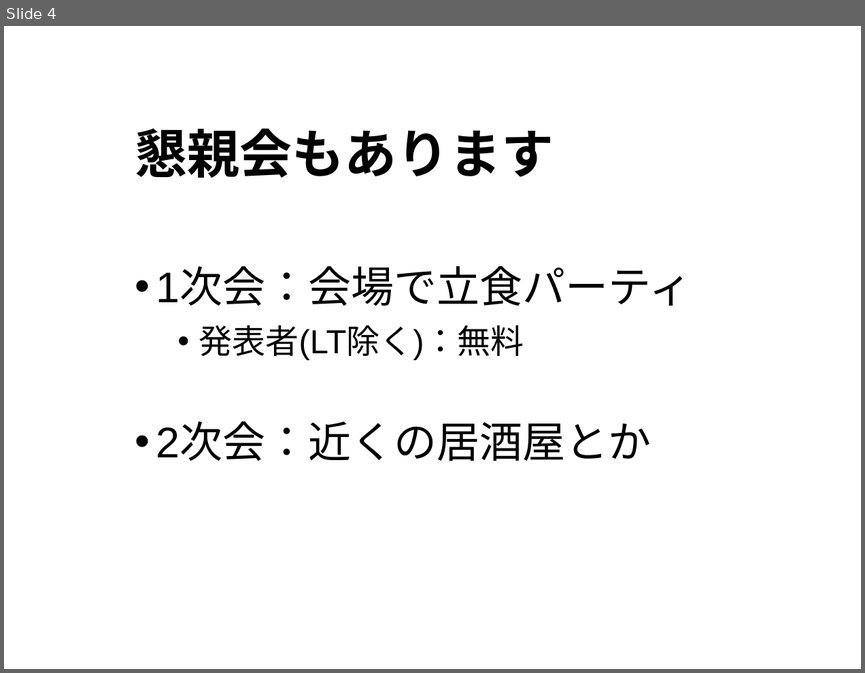
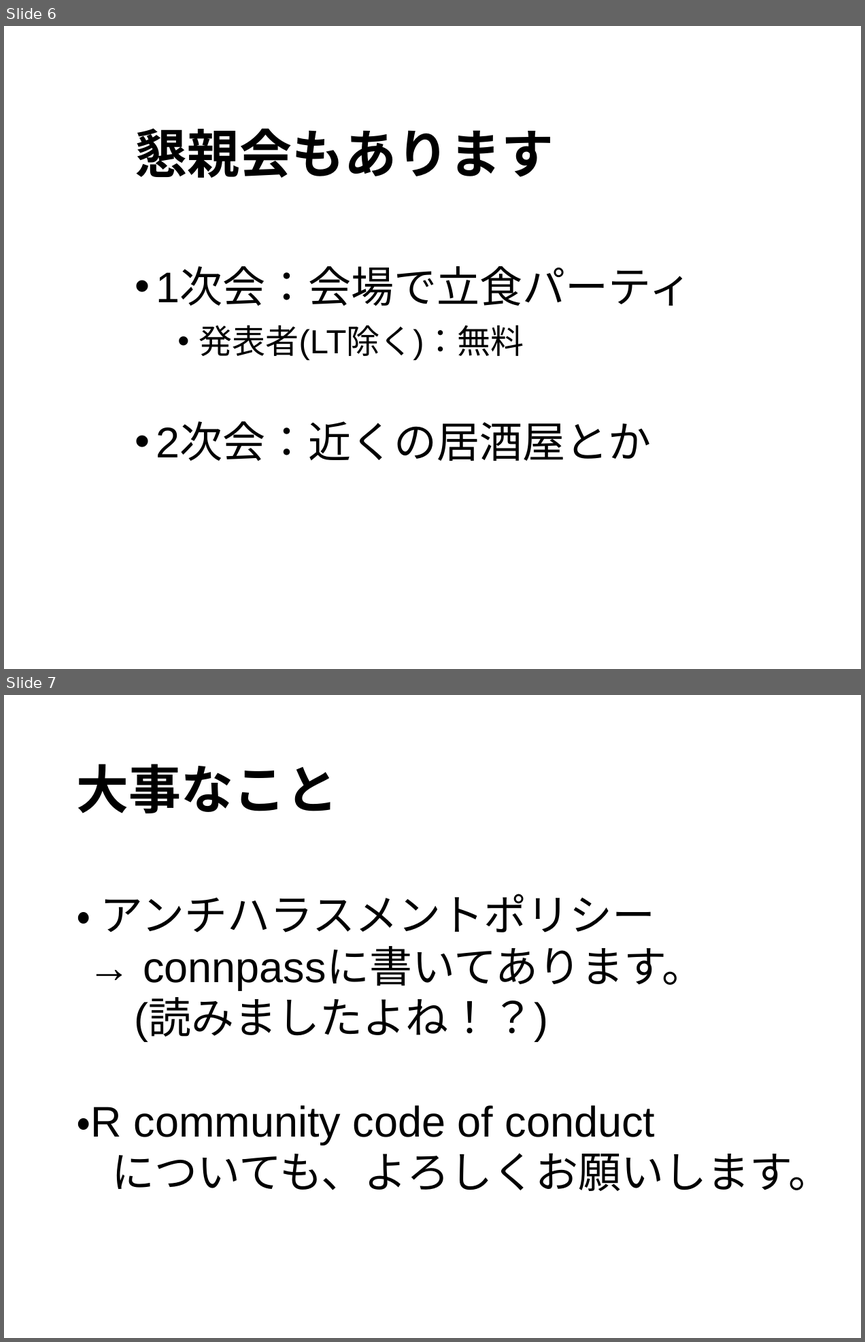
Before and after one commit to Kilometer0101/TokyoR80, a slide deck: TokyoR80_opening.pptx. Shown one above the other, each under a label of ours: slide 4 before the commit, slides 6 and 7 after it. The pictures are 865x673 and 865x1342 pixels, drawn with LibreOffice and Linux fonts; fonts in the diff are those of the drawing. Boxes give left, top, right and bottom in pixels: in the first picture for what was removed or moved away, otherwise in the second. Text is boxed around its words. In the diff, an @@ line names an element or a change of style, - is before the commit and + after.

```diff
--- a/TokyoR80_opening.pptx
+++ b/TokyoR80_opening.pptx
@@ slide 7 added at bbox=[4, 695, 861, 1338], background #FFFFFF @@
@@ text added at bbox=[76, 764, 338, 813], 44 pt, text #000000, bold @@
+大事なこと
@@ text added at bbox=[76, 894, 832, 1191], 36 pt, text #000000 @@
+・ アンチハラスメントポリシー
+→ connpassに書いてあります。
+(読みましたよね！？)
+・R community code of conduct
+についても、よろしくお願いします。
@@ what was slide 4 is now slide 6 @@
```
Also in this commit, not shown: 1 slide changed, 6 other slides added, 1 slide removed, 1 other file.
